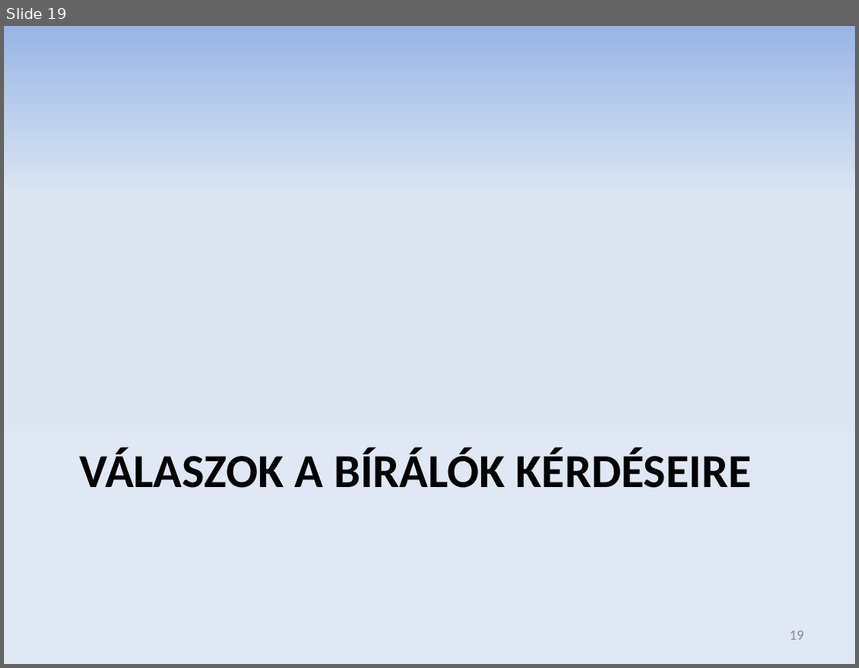
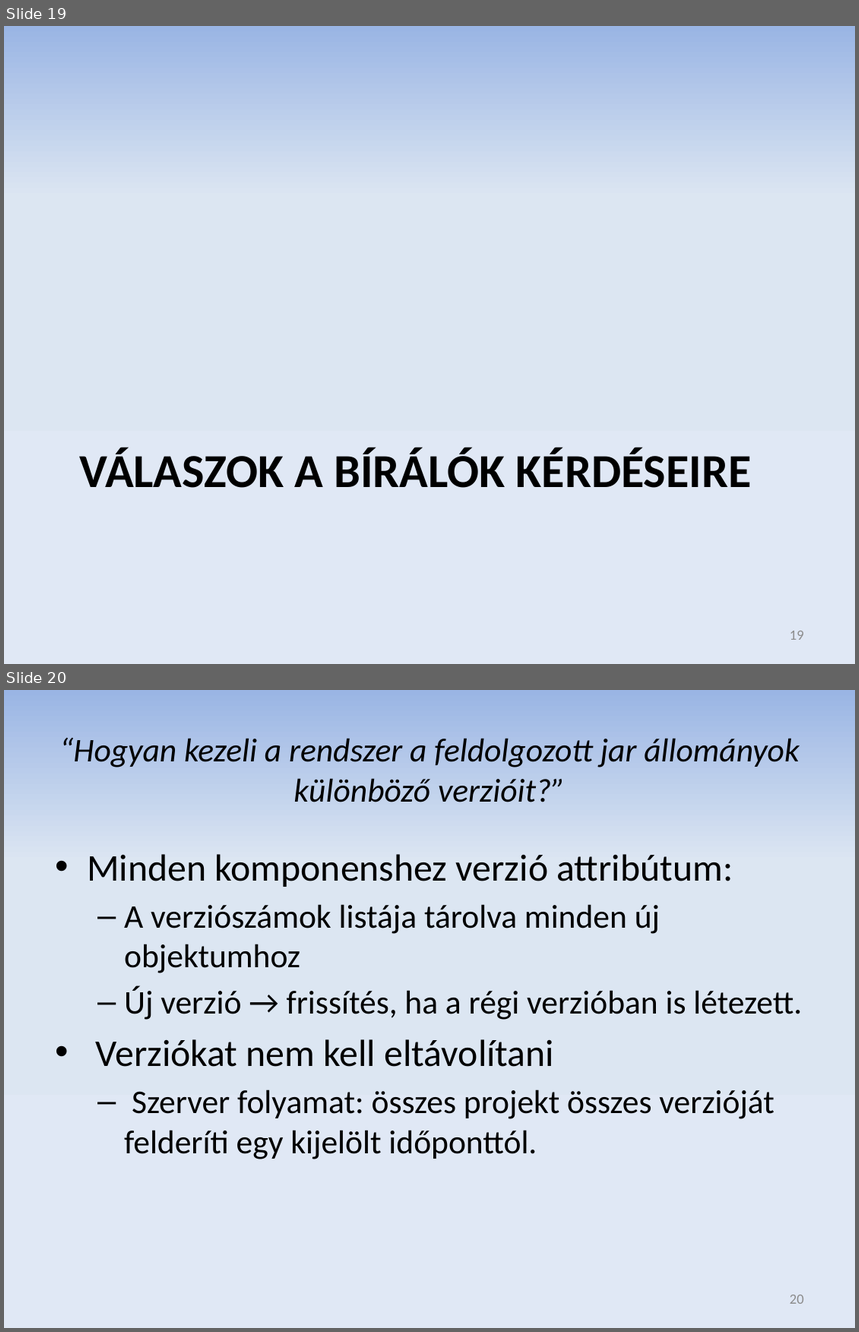
Before and after one commit to donat/incquery-deps, a slide deck: incquery-deps-thesis/presentation/zv_csikos_donat.pptx. Shown one above the other, each under a label of ours: slide 19 before the commit, slides 19 and 20 after it. The pictures are 859x668 and 859x1332 pixels, drawn with LibreOffice and Linux fonts; fonts in the diff are those of the drawing. Boxes give left, top, right and bottom in pixels: in the first picture for what was removed or moved away, otherwise in the second. Text is boxed around its words. In the diff, an @@ line names an element or a change of style, - is before the commit and + after.

```diff
--- a/incquery-deps-thesis/presentation/zv_csikos_donat.pptx
+++ b/incquery-deps-thesis/presentation/zv_csikos_donat.pptx
@@ slide 20 added at box(4, 690, 855, 1328), background gradient #9AB5E4 to #DCE6F2 to #E1E8F5 @@
@@ title added at box(59, 738, 799, 802), 28 pt, text #000000, italic @@
+“Hogyan kezeli a rendszer a feldolgozott jar állományok különböző verzióit?”
@@ text added at box(87, 854, 802, 1160), 28 pt, text #000000 @@
+• Minden komponenshez verzió attribútum:
+  – A verziószámok listája tárolva minden új objektumhoz
+  – Új verzió → frissítés, ha a régi verzióban is létezett.
+• Verziókat nem kell eltávolítani
+  – Szerver folyamat: összes projekt összes verzióját felderíti egy kijelölt időponttól.
@@ page number added at box(790, 1295, 804, 1304), 12 pt, text #8C8C8C @@
+20
```
Also in this commit, not shown: 4 slides changed, 3 other slides added, 1 other file.
